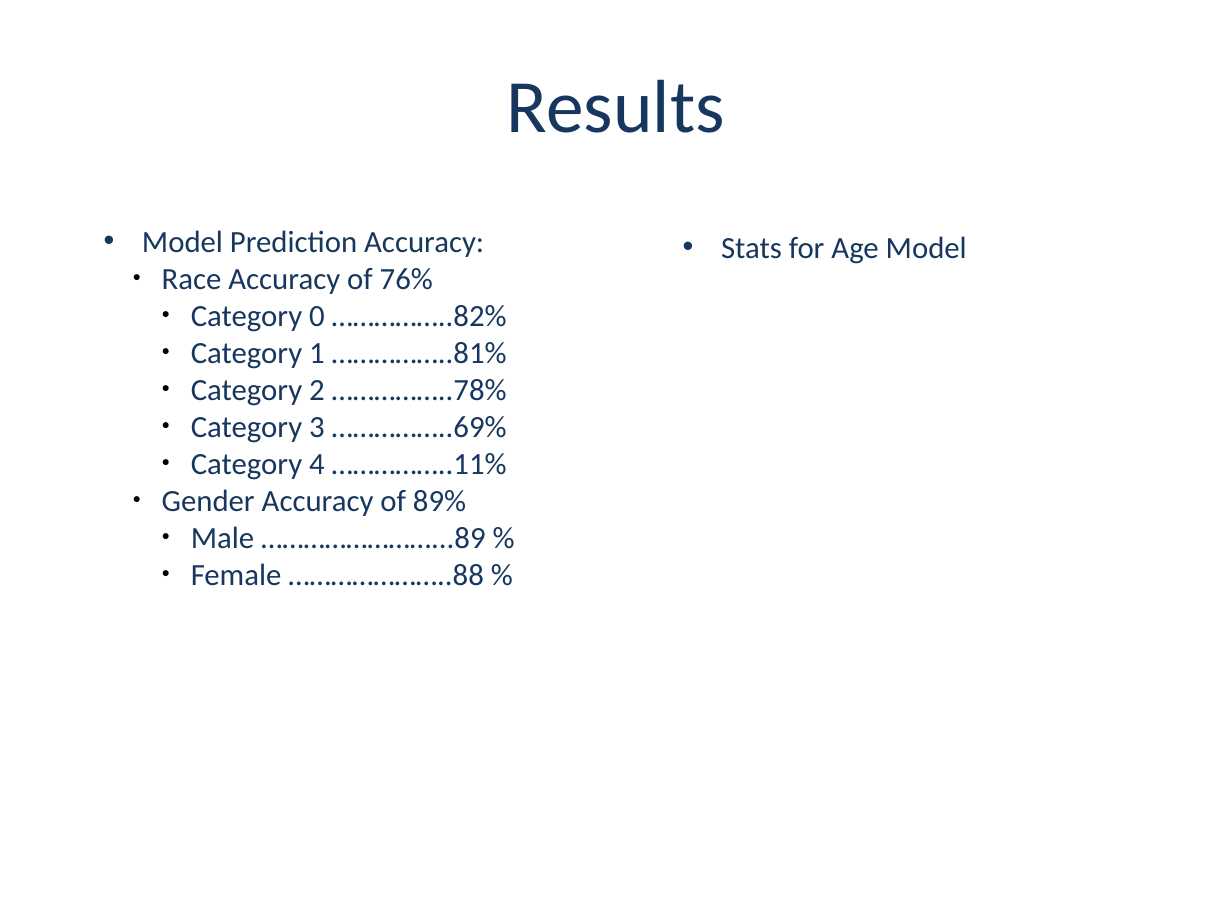
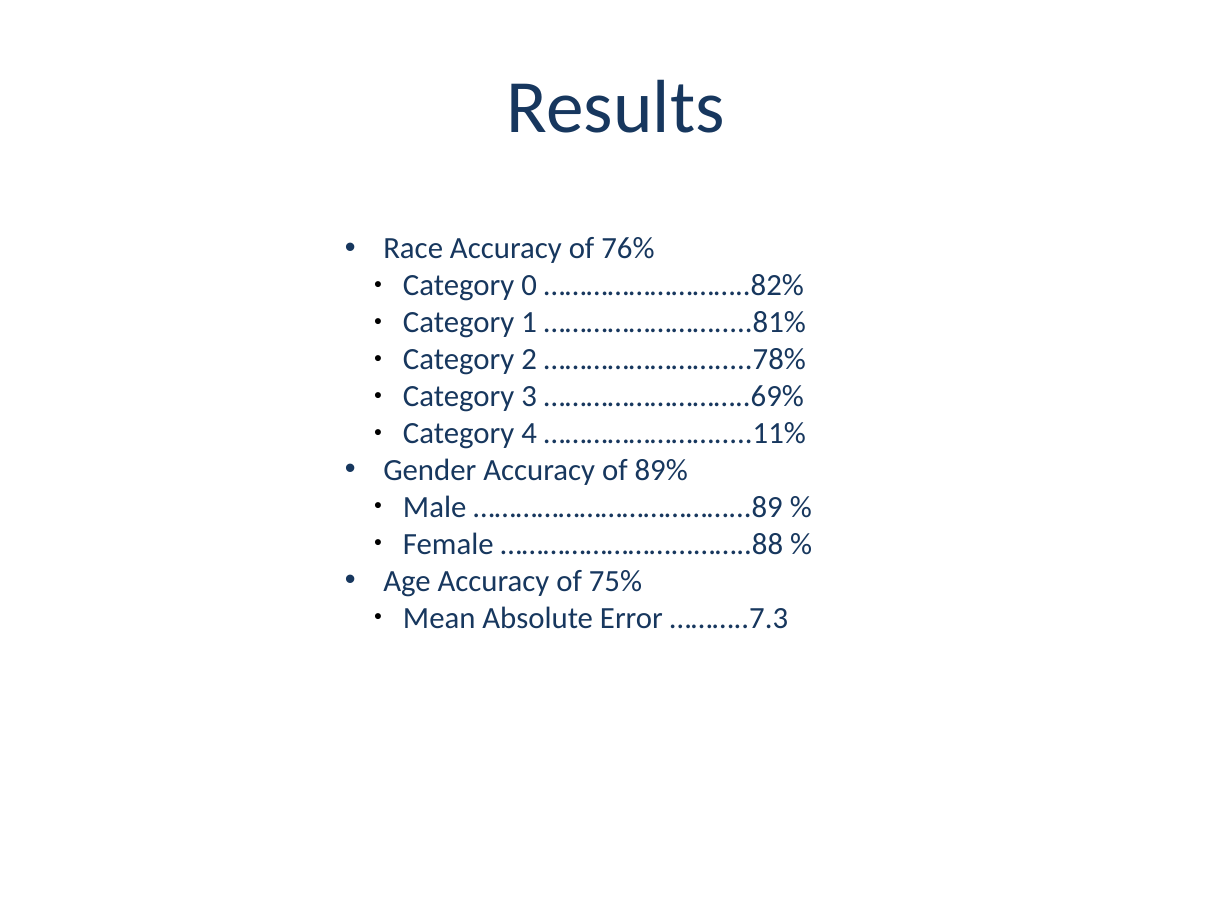
Before and after one commit to dmf49/cs5542FinalProject, a slide deck: slide 11 of Project Presentaion - Group 2- v1.2.0.pptx (slide 10 before the commit). Drawn at 1232x924 pixels with LibreOffice and Linux fonts; fonts in the diff are those of the drawing; background and template pictures are left out. Boxes give left, top, right and bottom in pixels: in the first picture for what was removed or moved away, otherwise in the second. Text is boxed around its words. In the diff, an @@ line names an element or a change of style, - is before the commit and + after.

```diff
--- a/Project Presentaion - Group 2- v1.2.0.pptx
+++ b/Project Presentaion - Group 2- v1.2.0.pptx
@@ text "Race Accuracy of 76%": place and size @@
-text "Race Accuracy of 76%" at (142, 230, 507, 586)
+text "Race Accuracy of 76%" at (383, 237, 806, 629)
@@ text at (142, 230, 484, 257): paragraph removed @@
-• Model Prediction Accuracy:
@@ text at (383, 237, 688, 485): bullet ● to •; list level 2 to 1 in "Race Accuracy of 76%"; bullet colour #000000 to #17375E; list level 2 to 1 in "Gender Accuracy of 89%" @@
@@ text removed at (721, 236, 967, 264) @@
-• Stats for Age Model
@@ text at (403, 274, 806, 449): text changed @@
-    ● Category 0 ……………..82%
-    ● Category 1 ……………..81%
-    ● Category 2 ……………..78%
-    ● Category 3 ……………..69%
-    ● Category 4 ……………..11%
+  ● Category 0 ………………………..82%
+  ● Category 1 …………………….....81%
+  ● Category 2 …………………….....78%
+  ● Category 3 ………………………..69%
+  ● Category 4 …………………….....11%
@@ text at (383, 495, 788, 629): text changed @@
-    ● Male ……………………...89 %
-    ● Female …………………..88 %
+  ● Male ………………………………...89 %
+  ● Female ……………………...……..88 %
+• Age Accuracy of 75%
+  ● Mean Absolute Error ………..7.3
```
Also in this commit, not shown: 4 other slides changed, 2 slides added, 1 slide removed.
